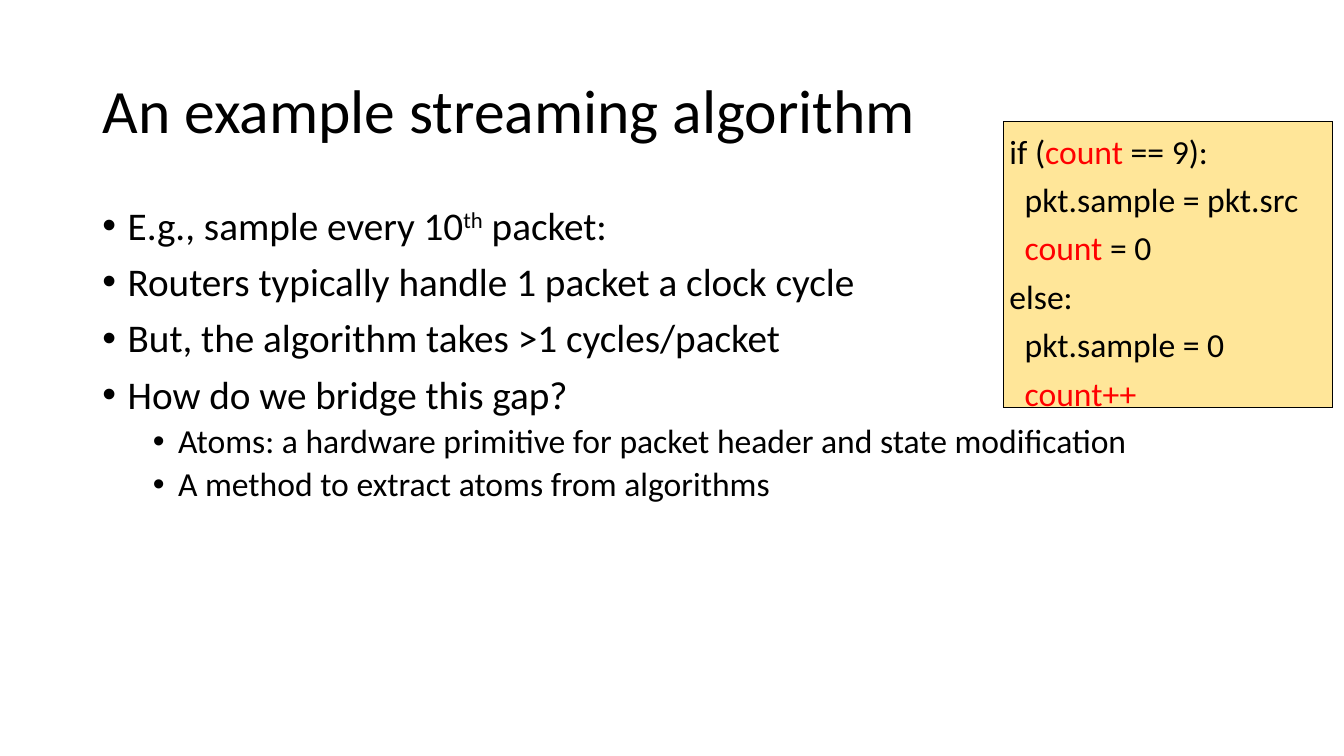
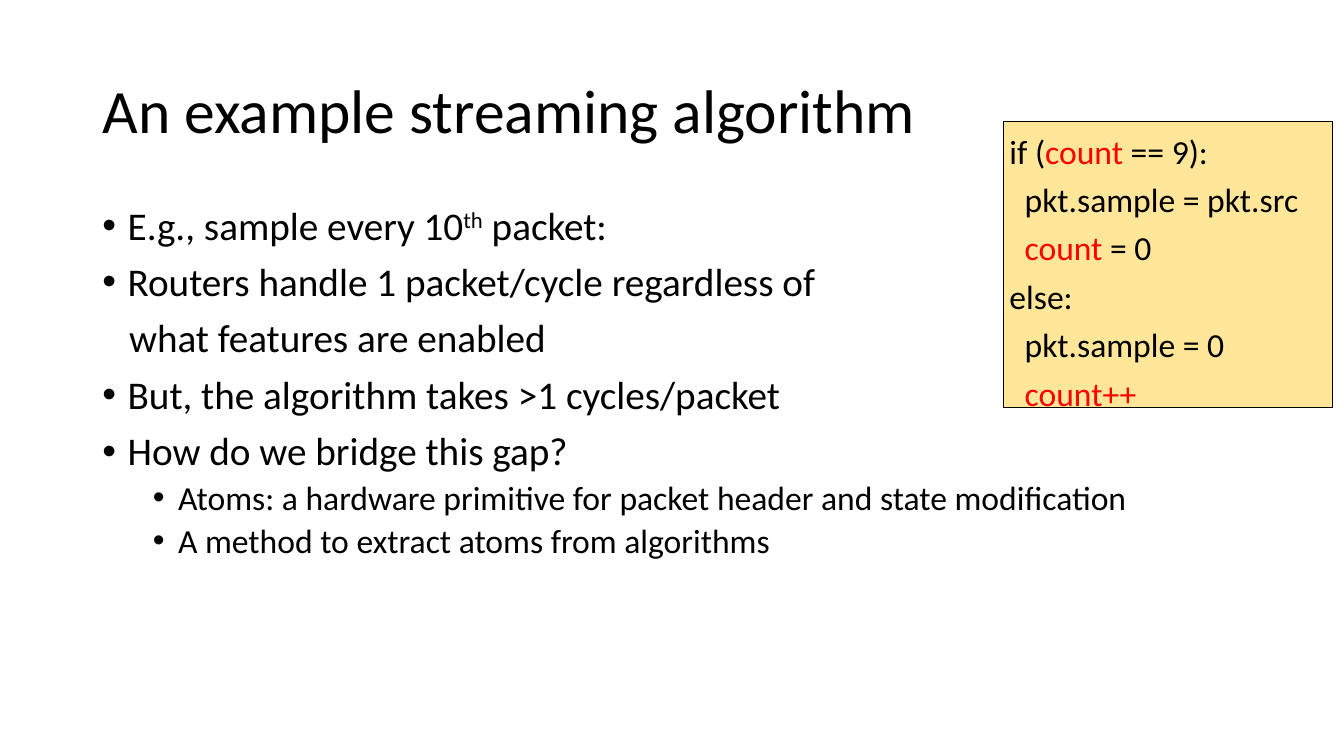
Before and after one commit to anirudhSK/pifo-domino-marple-ppts, a slide deck: slide 24 of combined_domino_pifo.pptx (slide 25 before the commit). Drawn at 1344x756 pixels with LibreOffice and Linux fonts; fonts in the diff are those of the drawing. Boxes give left, top, right and bottom in pixels: in the first picture for what was removed or moved away, otherwise in the second. Text is boxed around its words. In the diff, an @@ line names an element or a change of style, - is before the commit and + after.

```diff
--- a/combined_domino_pifo.pptx
+++ b/combined_domino_pifo.pptx
@@ text at (128, 268, 815, 353): text changed @@
-• Routers typically handle 1 packet a clock cycle
+• Routers handle 1 packet/cycle regardless of
+what features are enabled
```
Also in this commit, not shown: 23 other slides changed, 6 slides added, 4 slides removed.
